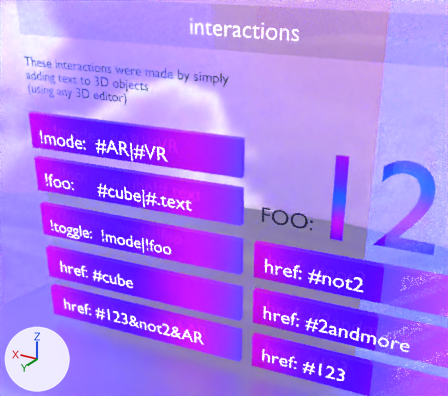
Renders of the glTF model example/assets/example.gltf from each side of a commit.
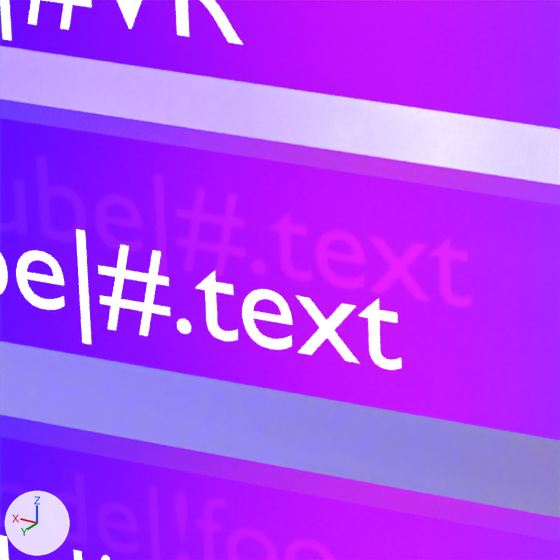
Each version appears first from a camera (50 mm lens) standing at (-1.86, -1.604, 3.479) and looking at (0.432, -5.424, 1.569), and next in a close-up on the part from 29% to 48% of the width and 39% to 60% of the height. Lighting does not change. The marker at lower left points along +X, +Y and +Z. Where no turn or scale is listed for an object, it has been applied to the vertices. Vertices at the same position are counted once.

Names of what the first close-up shows: 'Text.007', 'Text.008', 'button.001', 'button.002', 'button.003', 'floorstone', 'glassdome.001'.
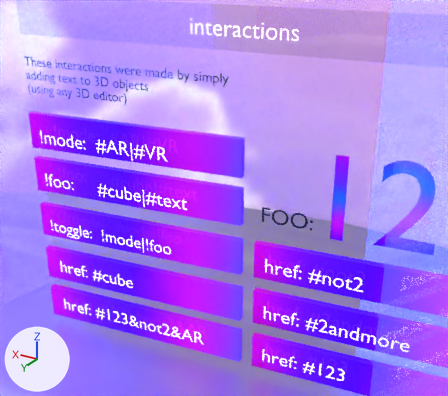
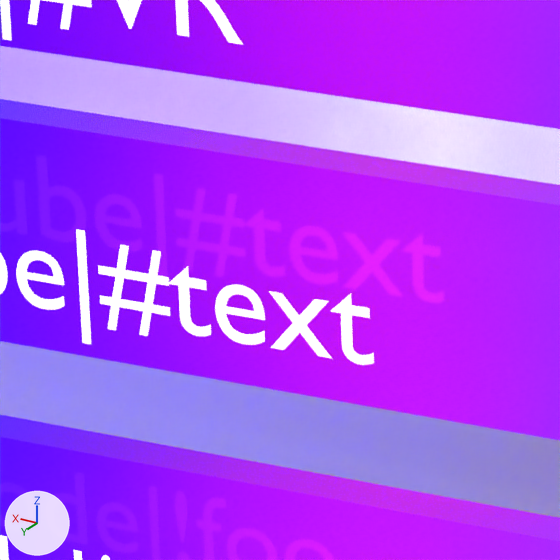
What differs and where, as boxes (x1, y1, x2, y2) in the close-ups (560 x 560 px; the box of a moved part takes in the faces that stretch with it):
'Text.007', reshaped
    before: (0, 229, 401, 370)
    after: (0, 229, 374, 365)
part 1 of me_text_024, moved or reshaped
    before: (358, 298, 401, 370)
    after: (331, 294, 374, 365)
part 2 of me_text_024, moved or reshaped
    before: (295, 295, 359, 363)
    after: (269, 291, 331, 358)
part 3 of me_text_024, added
    after: (169, 266, 211, 336)
part 4 of me_text_024, deleted
    before: (177, 319, 191, 334)
part 5 of me_text_024, cut back
    before: (195, 271, 292, 350)
    after: (215, 284, 265, 345)

The change, as a diff of the scene's bpy script:
```diff
--- a/example/assets/example.gltf.py
+++ b/example/assets/example.gltf.py
@@ me_text_024 @@
 # used by ob_text_007; location = (1.972, -5.032, 1.492)
-me_text_024.from_pydata(...)  # 1166 vertices, 1142 faces; spans x -1.364..-0.012, y -0.201..-0.002, z -0.038..0.113
+me_text_024.from_pydata(...)  # 1118 vertices, 1096 faces; spans x -1.328..-0.012, y -0.196..-0.002, z -0.038..0.113
+# me_text_024 part 1: the loose piece of 58 vertices spanning x -1.364..-1.31, y -0.201..-0.193, z -0.001..0.088 is moved by (0.035, 0.005, 0.0)
+# me_text_024 part 2: the loose piece of 12 vertices spanning x -1.31..-1.229, y -0.193..-0.181, z 0.0..0.073 is moved by (0.035, 0.005, 0.0)
+# me_text_024 part 3: the loose piece of 58 vertices spanning x -1.152..-1.098, y -0.17..-0.162, z -0.001..0.088 is copied, and the copy is moved by (0.035, 0.005, 0.0); it spans x -1.116..-1.063, y -0.164..-0.156, z -0.001..0.088
+# me_text_024 part 4: the loose piece of 48 vertices spanning x -1.09..-1.071, y -0.16..-0.158, z -0.001..0.018 is deleted
+# me_text_024 part 5
+# 133 vertices are removed from x -1.224..-1.098, y -0.18..-0.162, z -0.001..0.088
+# 155 faces are deleted
+# 19 vertices move from x -1.224..-1.159, y -0.18..-0.171, z 0.038..0.059 to x -1.188..-1.123, y -0.175..-0.165, z 0.038..0.059
+# 75 vertices are added at x -1.189..-1.123, y -0.175..-0.165, z -0.001..0.075
+# 99 new faces join them
 me_text_024.materials.append(mat_text_001)
```
